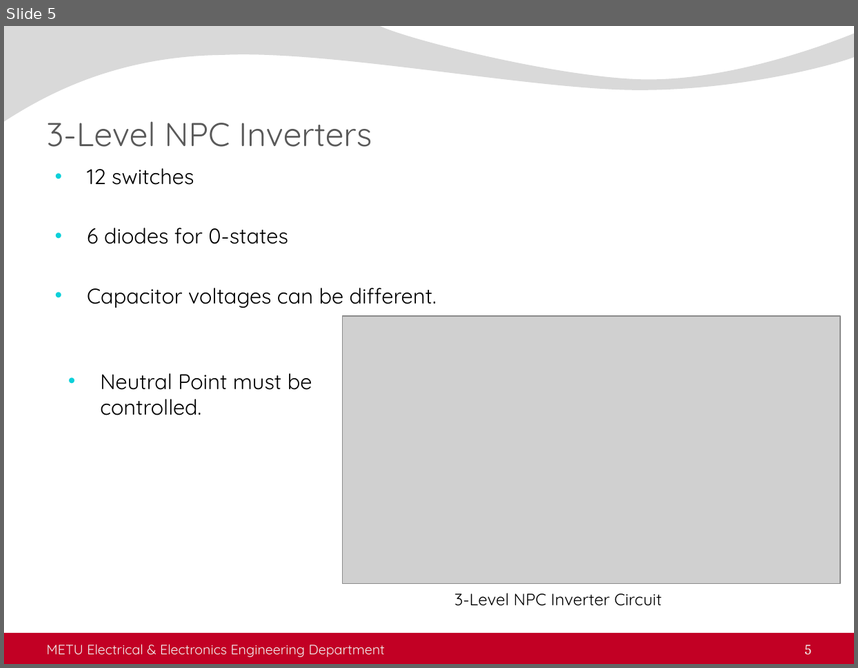
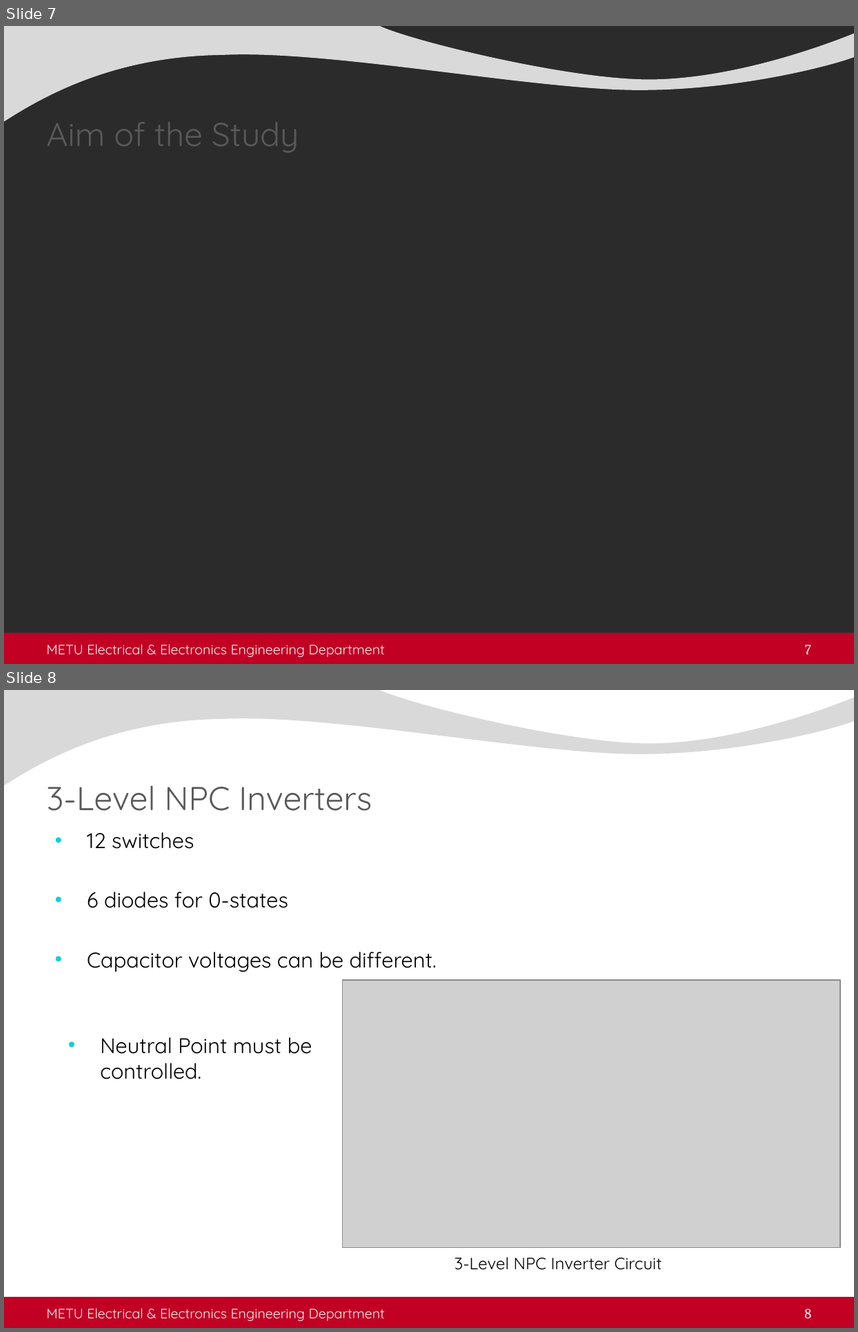
Before and after one commit to ahmetcan-akuz/Thesis, a slide deck: Seminar/metu_eee_seminar_presentation.pptx. Shown one above the other, each under a label of ours: slide 5 before the commit, slides 7 and 8 after it. The pictures are 858x668 and 858x1332 pixels, drawn with LibreOffice and Linux fonts; fonts in the diff are those of the drawing; grey boxes stand for pictures; background and template pictures are left out; a plain dark background stands for a picture behind light text. Boxes give left, top, right and bottom in pixels: in the first picture for what was removed or moved away, otherwise in the second. Text is boxed around its words. In the diff, an @@ line names an element or a change of style, - is before the commit and + after.

```diff
--- a/Seminar/metu_eee_seminar_presentation.pptx
+++ b/Seminar/metu_eee_seminar_presentation.pptx
@@ slide 7 added at (4,26,854,664), background picture (left out); not listed: 2 template elements that a slide beside it also shows @@
@@ title added at (47,122,299,152), 28 pt, text #595959 @@
+Aim of the Study
@@ text added at (47,644,385,657), 11.5 pt, text #F2F2F2 @@
+METU Electrical & Electronics Engineering Department
@@ page number added at (805,644,812,654), 12 pt, text #F2F2F2 @@
+7
@@ what was slide 5 is now slide 8 @@
@@ page number at (804,1308,811,1318): text changed @@
-5
+8
```
Also in this commit, not shown: 4 slides changed, 1 other slide added, 3 other files.
